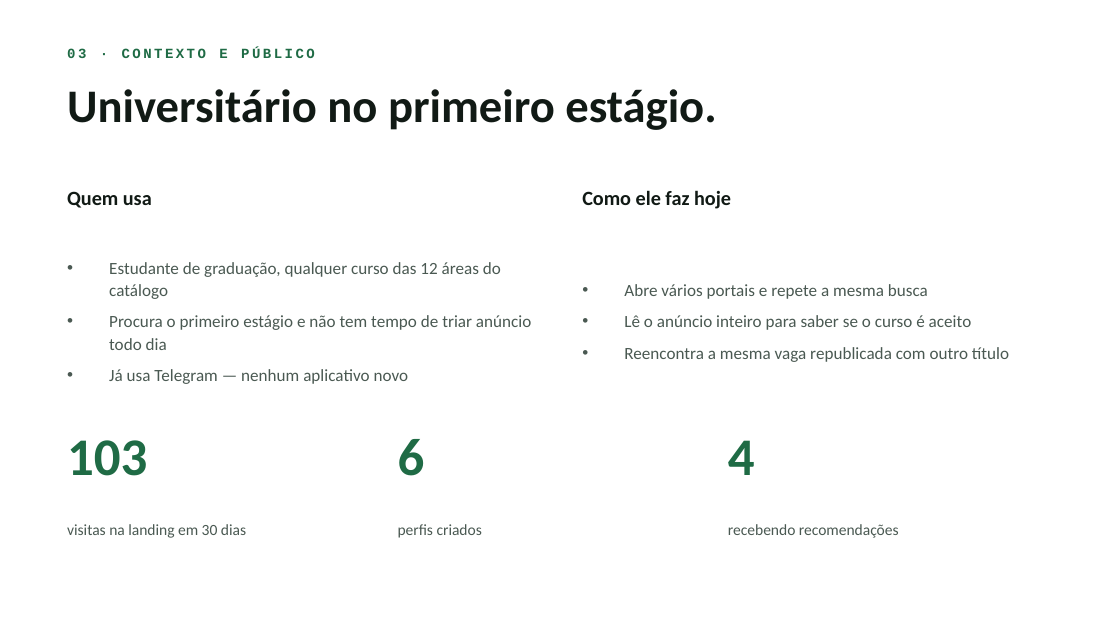
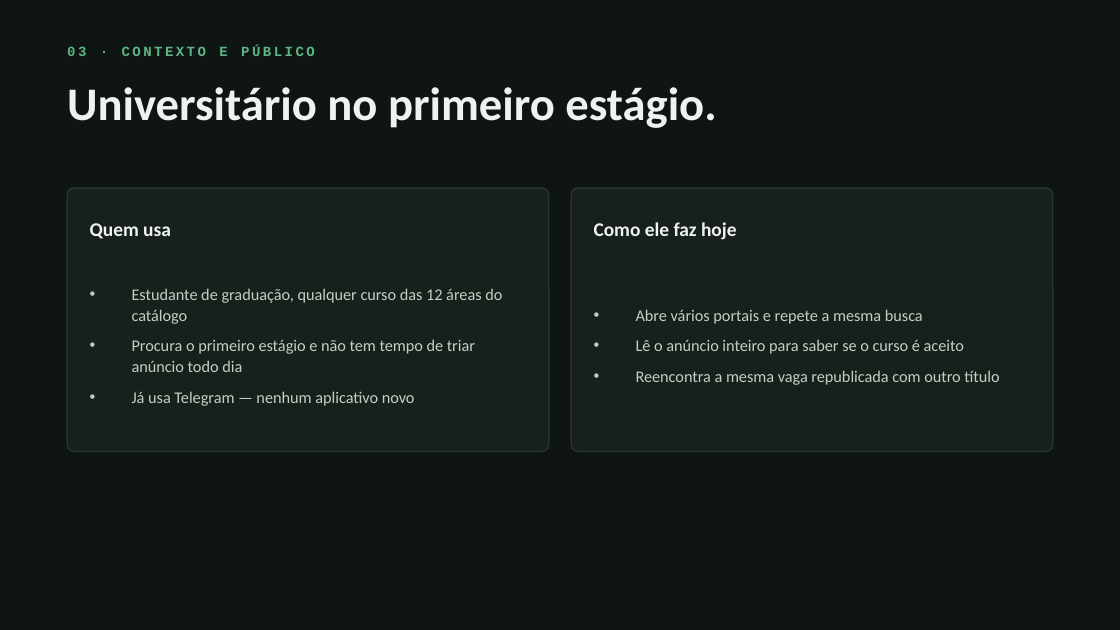
Before and after one commit to RadarEstagio/RadarEstagio, a slide deck: slide 3 of apresentacao/radar-de-estagio-pit.pptx. Drawn at 1120x630 pixels with LibreOffice and Linux fonts; fonts in the diff are those of the drawing. Boxes give left, top, right and bottom in pixels: in the first picture for what was removed or moved away, otherwise in the second. Text is boxed around its words. In the diff, an @@ line names an element or a change of style, - is before the commit and + after.

```diff
--- a/apresentacao/radar-de-estagio-pit.pptx
+++ b/apresentacao/radar-de-estagio-pit.pptx
@@ background #FFFFFF to #0F1512 @@
@@ text "03 · CONTEXTO E PÚBLICO" at (67,45,315,56): text colour #1F6B45 to #5CB584 @@
@@ text "Universitário no primeiro estágio." at (67,87,716,128): text colour #111A15 to #EEF3EF @@
@@ rounded rectangle added at (67,188,549,451), fill #17201A, outline #26332C 1 pt @@
@@ text "Quem usa": place and size @@
-text "Quem usa" at (67,191,152,208)
+text "Quem usa" at (90,223,171,239)
@@ text "Quem usa" at (90,223,171,239): size 13 to 12.5 pt, text colour #111A15 to #EEF3EF; line spacing 1 to 0.95 @@
@@ rounded rectangle added at (571,188,1053,451), fill #17201A, outline #26332C 1 pt @@
@@ text "Como ele faz hoje" at (594,222,737,240): size 13 to 12.5 pt, text colour #111A15 to #EEF3EF; line spacing 1 to 0.95 @@
@@ text "Como ele faz hoje": place and size @@
-text "Como ele faz hoje" at (582,190,731,209)
+text "Como ele faz hoje" at (594,222,737,240)
@@ text "Estudante de graduação, qualquer curso ...": place and size @@
-text "Estudante de graduação, qualquer curso ..." at (109,262,531,384)
+text "Estudante de graduação, qualquer curso ..." at (132,288,502,406)
@@ text "Estudante de graduação, qualquer curso ..." at (132,288,502,406): size 11 to 10.5 pt, text colour #4A5952 to #C2CFC7 @@
@@ text "Abre vários portais e repete ..." at (636,309,999,385): size 11 to 10.5 pt, text colour #4A5952 to #C2CFC7 @@
@@ text "Abre vários portais e repete ...": place and size @@
-text "Abre vários portais e repete ..." at (624,284,1009,362)
+text "Abre vários portais e repete ..." at (636,309,999,385)
@@ text removed at (67,440,147,476) @@
-103
@@ text removed at (398,439,425,476) @@
-6
@@ text removed at (728,440,755,475) @@
-4
@@ text removed at (67,524,246,538) @@
-visitas na landing em 30 dias
@@ text removed at (398,524,482,538) @@
-perfis criados
@@ text removed at (728,524,899,538) @@
-recebendo recomendações
```
Also in this commit, not shown: 9 other slides changed, 1 other file.
